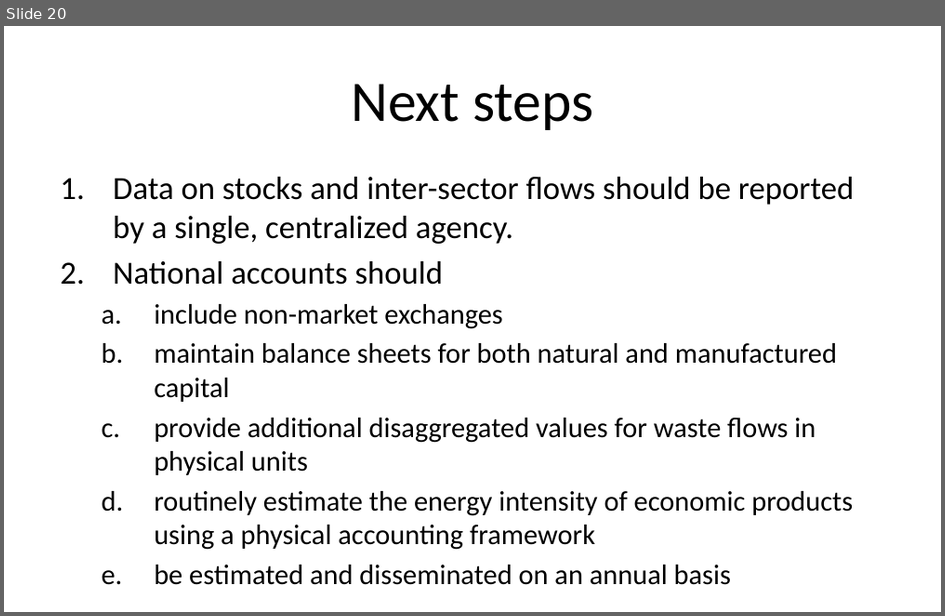
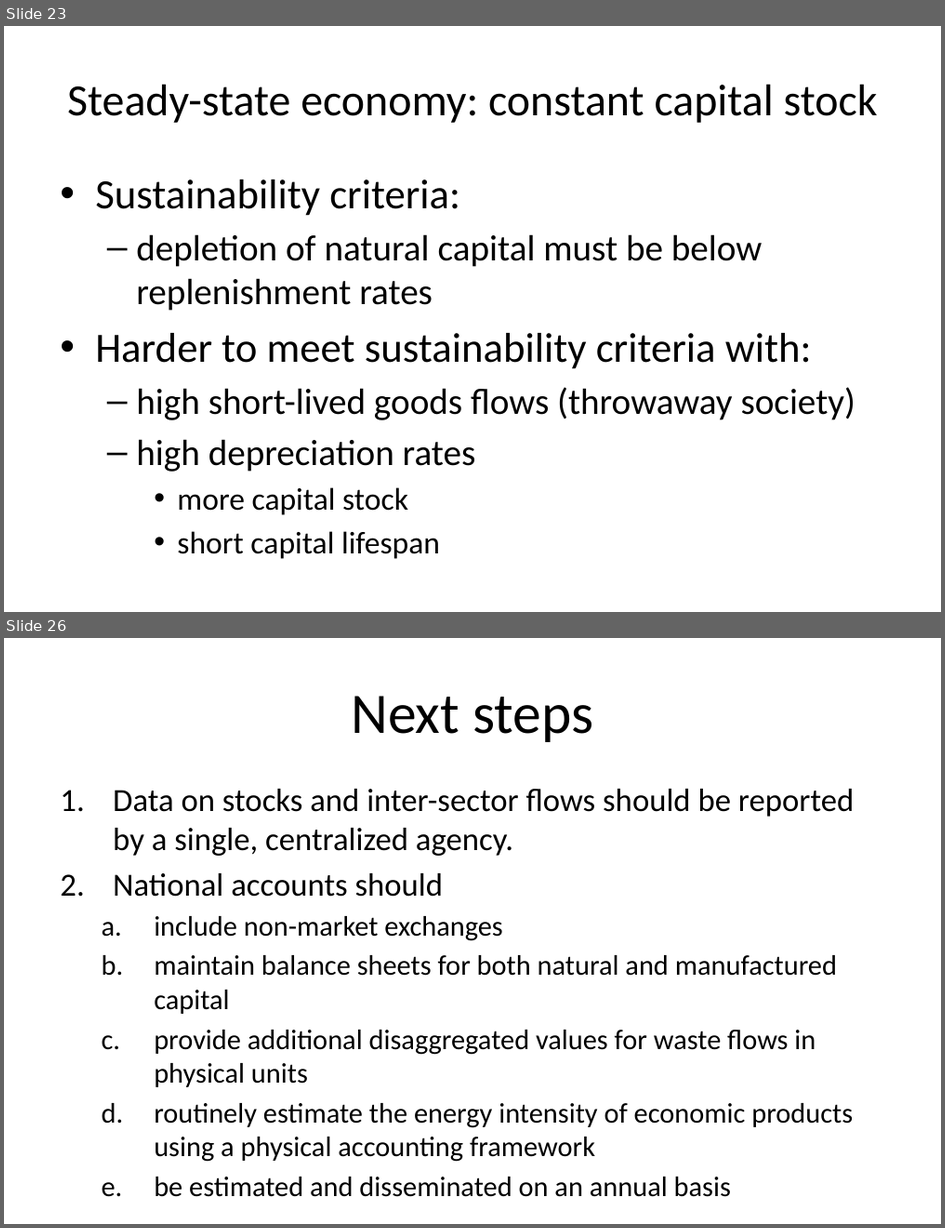
Before and after one commit to MatthewHeun/Dynamic-IO-Modeling, a slide deck: Book_launch/Book_launch_MCD_v2.pptx. Shown one above the other, each under a label of ours: slide 20 before the commit, slides 23 and 26 after it; the slides between them are not shown. The pictures are 945x616 and 945x1228 pixels, drawn with LibreOffice and Linux fonts; fonts in the diff are those of the drawing. Boxes give left, top, right and bottom in pixels: in the first picture for what was removed or moved away, otherwise in the second. Text is boxed around its words. In the diff, an @@ line names an element or a change of style, - is before the commit and + after.

```diff
--- a/Book_launch/Book_launch_MCD_v2.pptx
+++ b/Book_launch/Book_launch_MCD_v2.pptx
@@ slide 23 added at (x1=4, y1=26, x2=941, y2=612), background #FFFFFF @@
@@ title added at (x1=67, y1=84, x2=878, y2=123), 34.2 pt, text #000000 @@
+Steady-state economy: constant capital stock
@@ text added at (x1=95, y1=179, x2=856, y2=559), 28 pt, text #000000 @@
+• Sustainability criteria:
+  – depletion of natural capital must be below replenishment rates
+• Harder to meet sustainability criteria with:
+  – high short-lived goods flows (throwaway society)
+  – high depreciation rates
+    • more capital stock
+    • short capital lifespan
@@ what was slide 20 is now slide 26 @@
```
Also in this commit, not shown: 4 slides changed, 5 other slides added.
